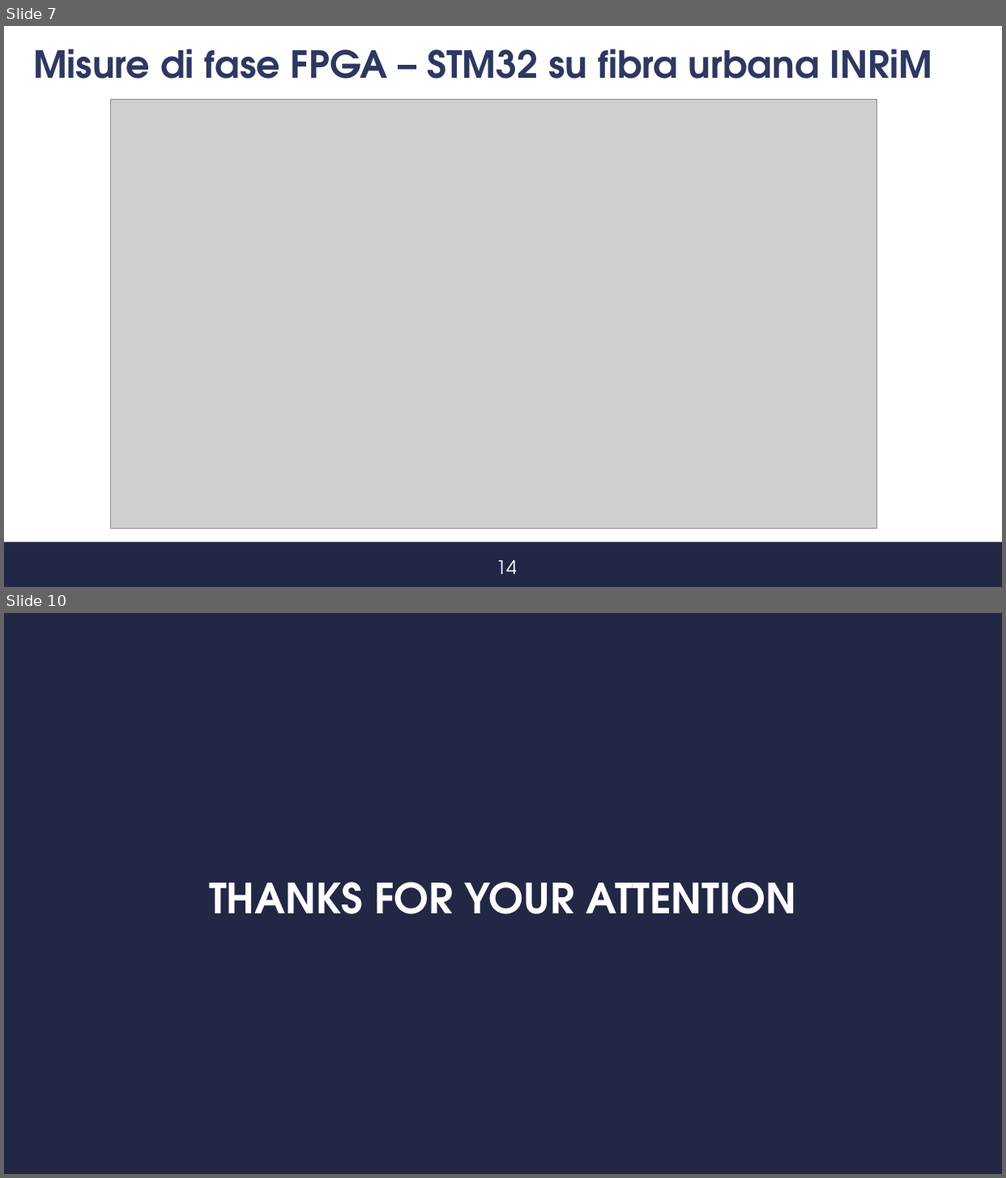
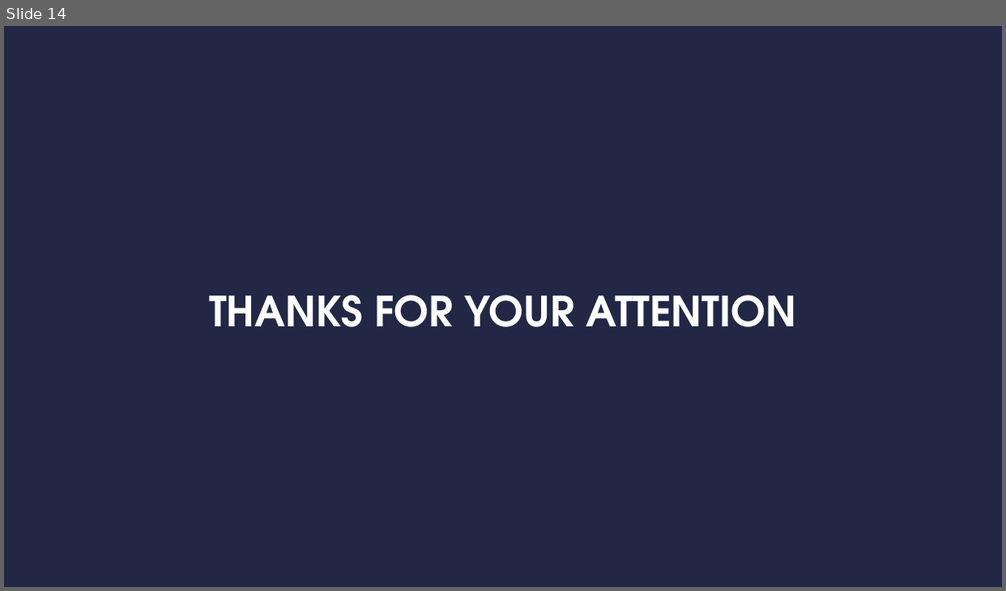
Before and after one commit to s347960/Presentazione, a slide deck: Presentazione_07_09.pptx. Shown one above the other, each under a label of ours: slides 7 and 10 before the commit, slide 14 after it; the slides between them are not shown. The pictures are 1006x1178 and 1006x591 pixels, drawn with LibreOffice and Linux fonts; fonts in the diff are those of the drawing; grey boxes stand for pictures; background and template pictures are left out. Boxes give left, top, right and bottom in pixels: in the first picture for what was removed or moved away, otherwise in the second. Text is boxed around its words. In the diff, an @@ line names an element or a change of style, - is before the commit and + after.

```diff
--- a/Presentazione_07_09.pptx
+++ b/Presentazione_07_09.pptx
@@ slide 7 removed at <box>4,26,1002,587</box>, background #FFFFFF @@
@@ title removed at <box>33,49,932,79</box> @@
-Misure di fase FPGA – STM32 su fibra urbana INRiM
@@ picture removed at <box>110,100,877,528</box> @@
@@ rectangle removed at <box>4,543,1002,587</box> @@
@@ text removed at <box>496,561,517,574</box> @@
-14
@@ what was slide 10 is now slide 14 @@
```
Also in this commit, not shown: 8 slides added, 3 other slides removed.
